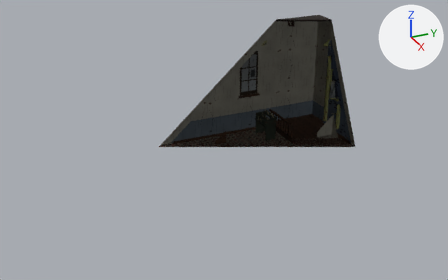
The glTF model godot_demo/models/levels/capela.glb: old version first, new version second.
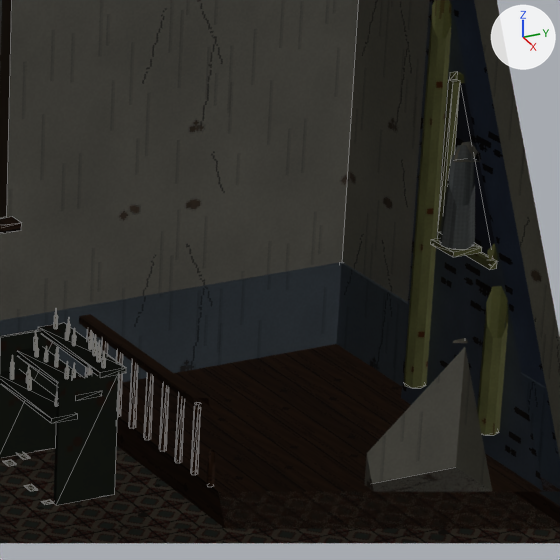
Old and new are each drawn whole from a camera (50 mm lens) standing at (20.47, -9.02, 11.71) and looking at (0.41, 0.01, 1.68) and again close up on the part from 57% to 78% of the width and 20% to 54% of the height. The axes (+X, +Y, +Z) are drawn at upper right. The lights are the same throughout. The first two pictures are the older version. The close-ups show mesh edges as thin lines. Everything nearer to the camera than a plane just in front of the edit is cut away.

Objects in the first close-up: 'moveis-col', 'objetos', 'retabulo', 'sala-col'.
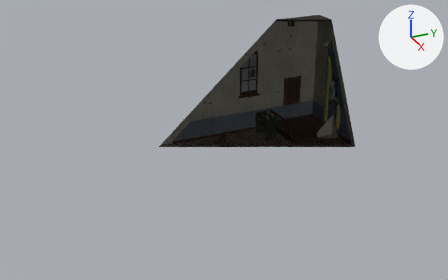
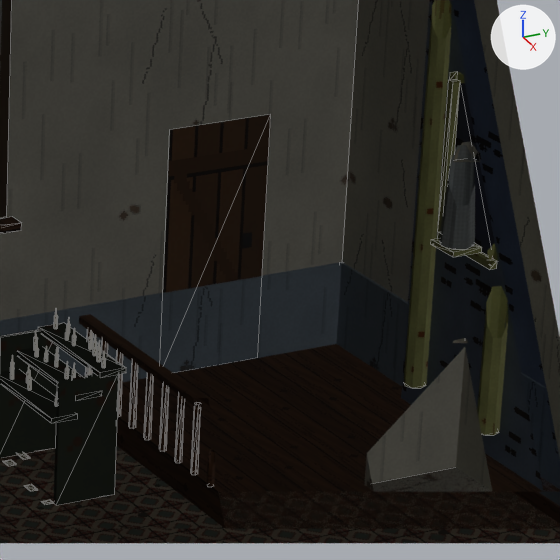
Patch to the scene script:
```diff
--- a/godot_demo/models/levels/capela.glb.py
+++ b/godot_demo/models/levels/capela.glb.py
@@ me_porta_sacristia_folha @@
+me_porta_sacristia_folha.from_pydata(...)  # 4 vertices, 2 faces; spans x -3.49, y 4.85..5.75, z 0.25..2.3
+me_porta_sacristia_folha.materials.append(mat_door)  # picture img_door
@@ ob_porta_sacristia_folha @@
+ob_porta_sacristia_folha = bpy.data.objects.new('porta_sacristia_folha', me_porta_sacristia_folha)
+ob_porta_sacristia_folha.location = (0.0, 0.0, 0.0)
```

What differs and where, as boxes [x1, y1, x2, y2] in the close-ups (560 x 560 px):
'porta_sacristia_folha', added
    after: [163, 114, 271, 293]
